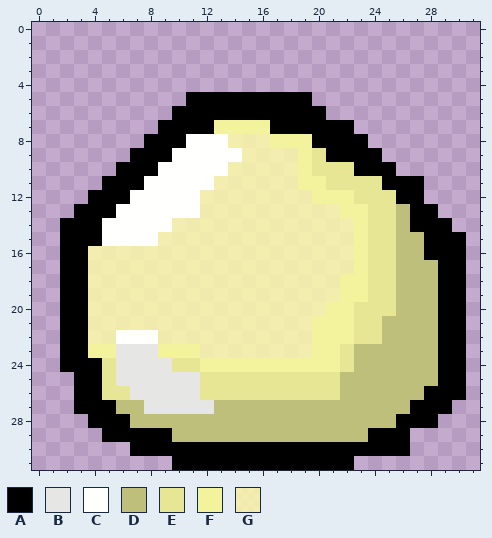
Pixel-art sprite, stored at core/src/main/resources/drops/lefa.png. Above is the file before it was changed.
The file is 32x32 pixels. Colours within 5 levels of each other are drawn and written as one.
Palette (. is transparent): A #000000  B #e6e6e4  C #fffffd  D #bfbf7c  E #e6e695  F #f3f39d  G #ffffa6c9
Pixels before, first column x 2:
 5 .........AAAAAAAAA...........
 6 ........AAAAAAAAAAA..........
 7 .......AAAAFFFFAAAAAA........
 8 ......AAACCCGGGFFFAAAA.......
 9 .....AAACCCCCGGGGFEAAAA......
10 ....AAACCCCCGGGGGFEEEAAA.....
11 ...AAACCCCCGGGGGGFFEEEEAAA...
12 ..AAACCCCCGGGGGGGGFFFEEEAA...
13 .AAACCCCCCGGGGGGGGGGFFEEDAA..
14 AAACCCCCGGGGGGGGGGGGGFEEDAAA.
15 AAACCCCGGGGGGGGGGGGGGFEEDDAAA
16 AAGGGGGGGGGGGGGGGGGGGFEEDDAAA
17 AAGGGGGGGGGGGGGGGGGGGFEEDDDAA
18 AAGGGGGGGGGGGGGGGGGGFFEEDDDAA
19 AAGGGGGGGGGGGGGGGGGGFFEEDDDAA
20 AAGGGGGGGGGGGGGGGGGFFEEEDDDAA
21 AAGGGGGGGGGGGGGGGGFFFEEDDDDAA
22 AAGGCCCGGGGGGGGGGGFFFEEDDDDAA
23 AAFFBBBFFFGGGGGGGGFFEDDDDDDAA
24 AAAEBBBBEEFFFFFFFFFFEDDDDDDAA
25 .AAEBBBBBBEEEEEEEEEEDDDDDDDAA
26 .AAEEBBBBBEEEEEEEEEEDDDDDDAAA
27 .AAADDBBBBBDDDDDDDDDDDDDDAAA.
28 ..AAADDDDDDDDDDDDDDDDDDDAAA..
29 ...AAAAADDDDDDDDDDDDDDAAA....
30 .....AAAAAAAAAAAAAAAAAAAA....
31 ........AAAAAAAAAAAAA........
New version:
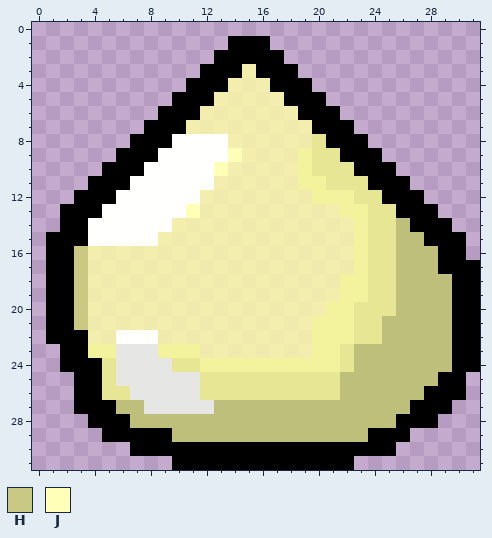
Colours new in this view: H #c9c983  J #ffffb8
The edit:
y 1: x 14..16 ... -> AAA
y 2: x 13..17 ..... -> AAAAA
y 3: x 12..18 ....... -> AAAGAAA
y 4: x 11..19 ......... -> AAAGGGAAA
y 5: x 10 . -> A; x 13..17 AAAAA -> GGGGG; x 20 . -> A
y 6: x 9 . -> A; x 12..18 AAAAAAA -> GGGGGGG; x 21 . -> A
y 7: x 8 . -> A; x 11..19 AAFFFFAAA -> GGGGGGGGG
y 8: x 7 . -> A; x 10 A -> C; x 17..20 FFFA -> GGGE
y 9: x 6 . -> A; x 9 A -> C; x 14 C -> J; x 21 A -> E
y 10: x 5 . -> A; x 8 A -> C; x 13 C -> J
y 11: x 4 . -> A; x 7 A -> C; x 24 E -> A; x 27 A -> .
y 12: x 3 . -> A; x 6 A -> C; x 25 E -> A
y 13: x 2 . -> A; x 5 A -> C; x 11 C -> J; x 26 D -> A
y 14: x 4 A -> C
y 15: x 1 . -> A; x 4 A -> C
y 16: x 1 . -> A; x 3 A -> H; x 28 A -> D
y 17: x 1 . -> A; x 3 A -> H; x 31 . -> A
y 18..21: x 1 . -> A; x 3 A -> H; x 29 A -> D; x 31 . -> A
y 22: x 1 . -> A; x 29 A -> D; x 31 . -> A
y 23..24: x 29 A -> D; x 31 . -> A
y 30: x 26 A -> .
